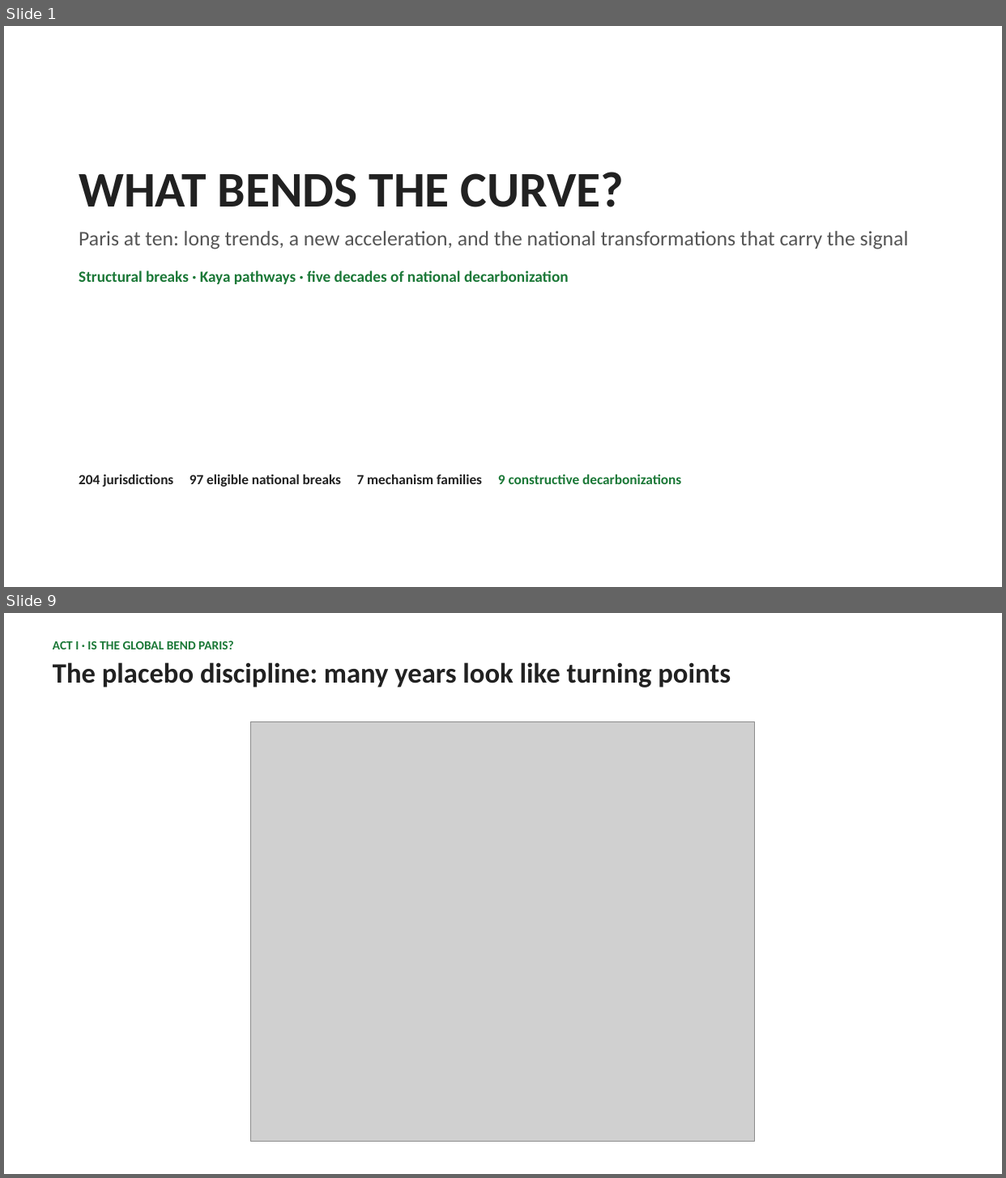
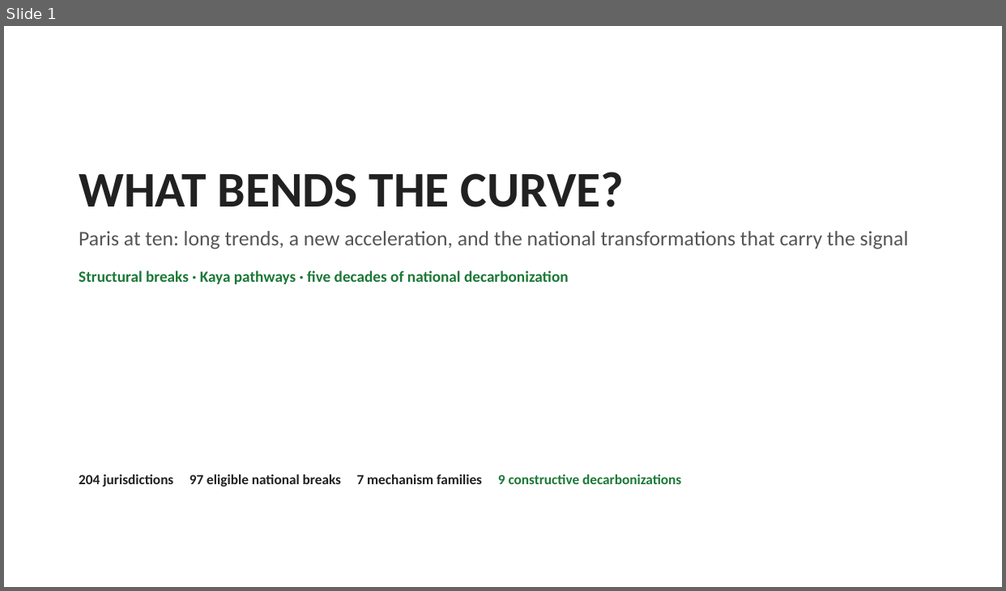
Before and after one commit to cwejnert/HDI-Happiness, a slide deck: carbon_breakpoints_takeaway_figures/what_bends_the_curve_final.pptx. Shown one above the other, each under a label of ours: slides 1 and 9 before the commit, slide 1 after it; the slides between them are not shown. The pictures are 1006x1178 and 1006x591 pixels, drawn with LibreOffice and Linux fonts; fonts in the diff are those of the drawing; grey boxes stand for pictures. Boxes give left, top, right and bottom in pixels: in the first picture for what was removed or moved away, otherwise in the second. Text is boxed around its words. In the diff, an @@ line names an element or a change of style, - is before the commit and + after.

```diff
--- a/carbon_breakpoints_takeaway_figures/what_bends_the_curve_final.pptx
+++ b/carbon_breakpoints_takeaway_figures/what_bends_the_curve_final.pptx
@@ slide 9 removed at [4, 613, 1002, 1174], background #FFFFFF @@
@@ text removed at [53, 641, 731, 688] @@
-ACT I · IS THE GLOBAL BEND PARIS?
-The placebo discipline: many years look like turning points
@@ picture removed at [251, 722, 755, 1142] @@
```
Also in this commit, not shown: 16 slides changed, 5 slides added, 4 other slides removed, 2 other files.
